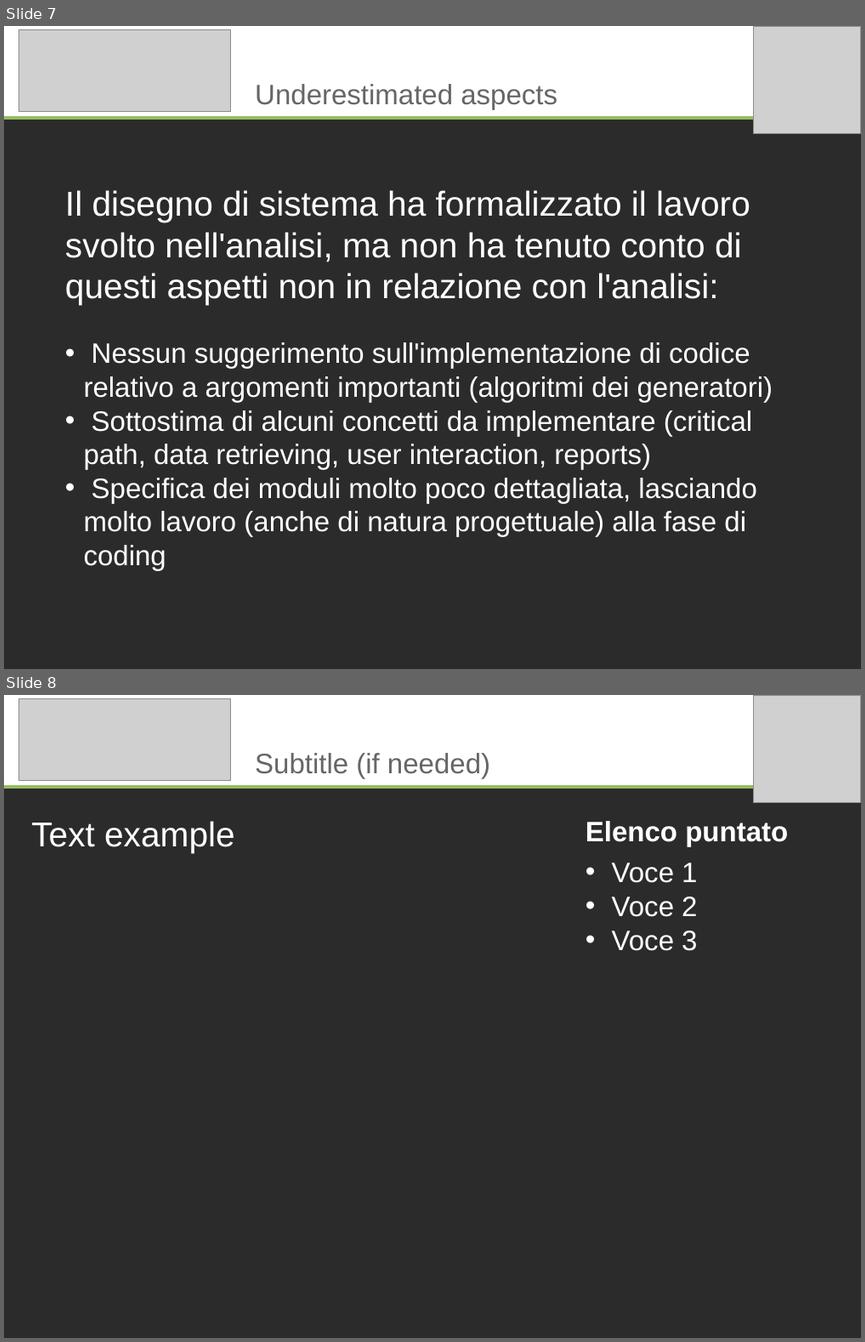
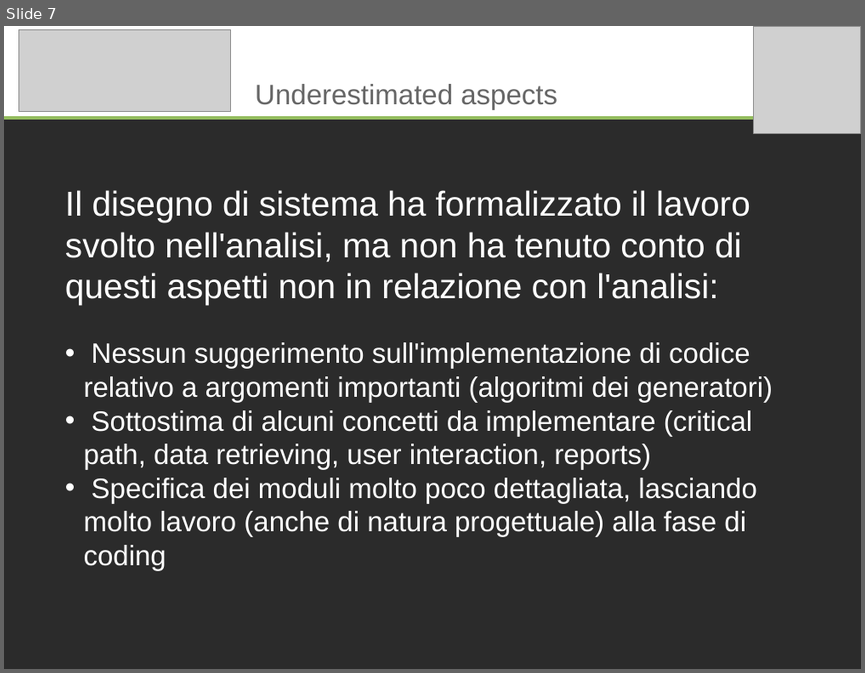
Before and after one commit to marcotinacci/PMango-Diagrams, a slide deck: documentazione_progetto/exams/nocentini/nocentini_presentation.odp. Shown one above the other, each under a label of ours: slides 7 and 8 before the commit, slide 7 after it. The pictures are 865x1342 and 865x673 pixels, drawn with LibreOffice and Linux fonts; fonts in the diff are those of the drawing; grey boxes stand for pictures; background and template pictures are left out; a plain dark background stands for a picture behind light text. Boxes give left, top, right and bottom in pixels: in the first picture for what was removed or moved away, otherwise in the second. Text is boxed around its words. In the diff, an @@ line names an element or a change of style, - is before the commit and + after.

```diff
--- a/documentazione_progetto/exams/nocentini/nocentini_presentation.odp
+++ b/documentazione_progetto/exams/nocentini/nocentini_presentation.odp
@@ slide 8 removed at (4,695,861,1338), background picture (left out) @@
@@ rectangle removed at (4,695,861,787) @@
@@ picture removed at (19,699,231,781) @@
@@ title removed at (252,699,631,750) @@
-Presentation Title
@@ picture removed at (754,695,861,802) @@
@@ title removed at (255,753,490,779) @@
-Subtitle (if needed)
@@ line removed from (4, 787) to (861, 787) @@
@@ subtitle removed at (31,821,235,852) @@
-Text example
@@ text removed at (585,821,788,951) @@
-Elenco puntato
-• Voce 1
-• Voce 2
-• Voce 3
```
Also in this commit, not shown: 3 slides changed, 3 slides added, 2 other slides removed, 1 other file.
